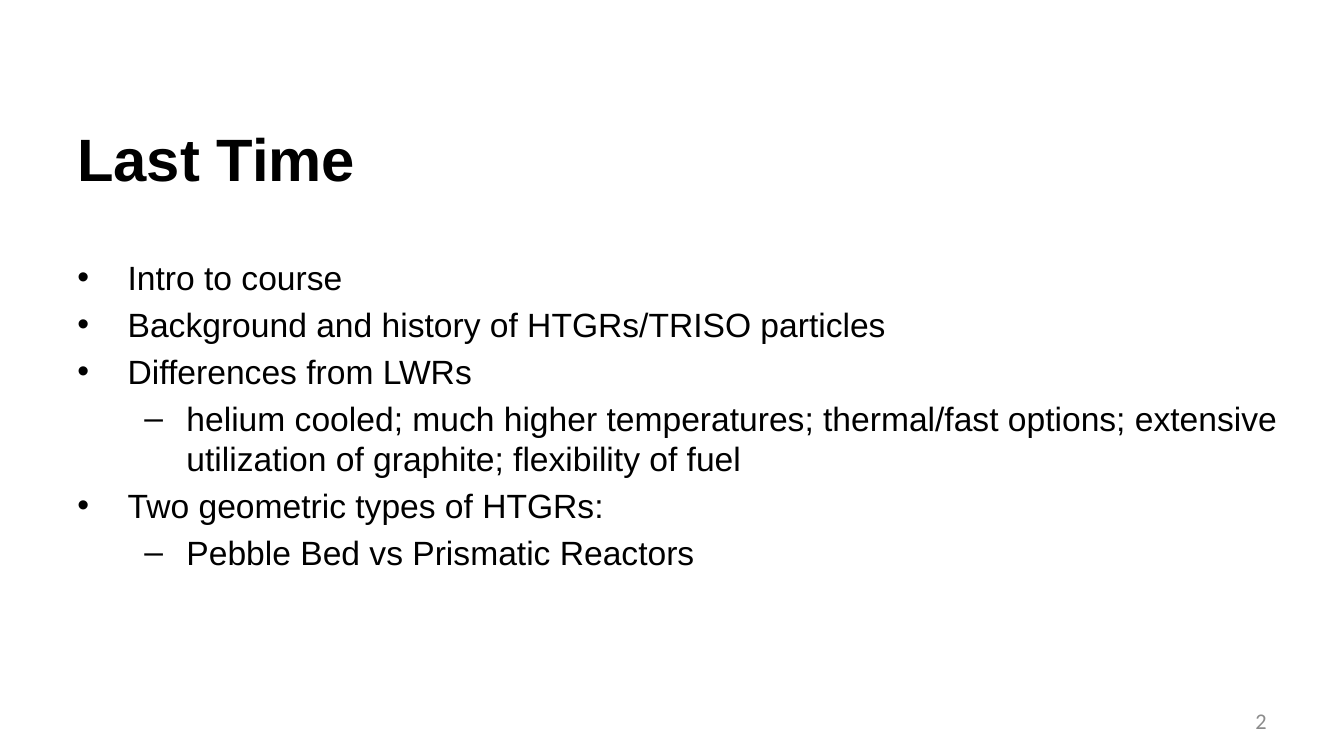
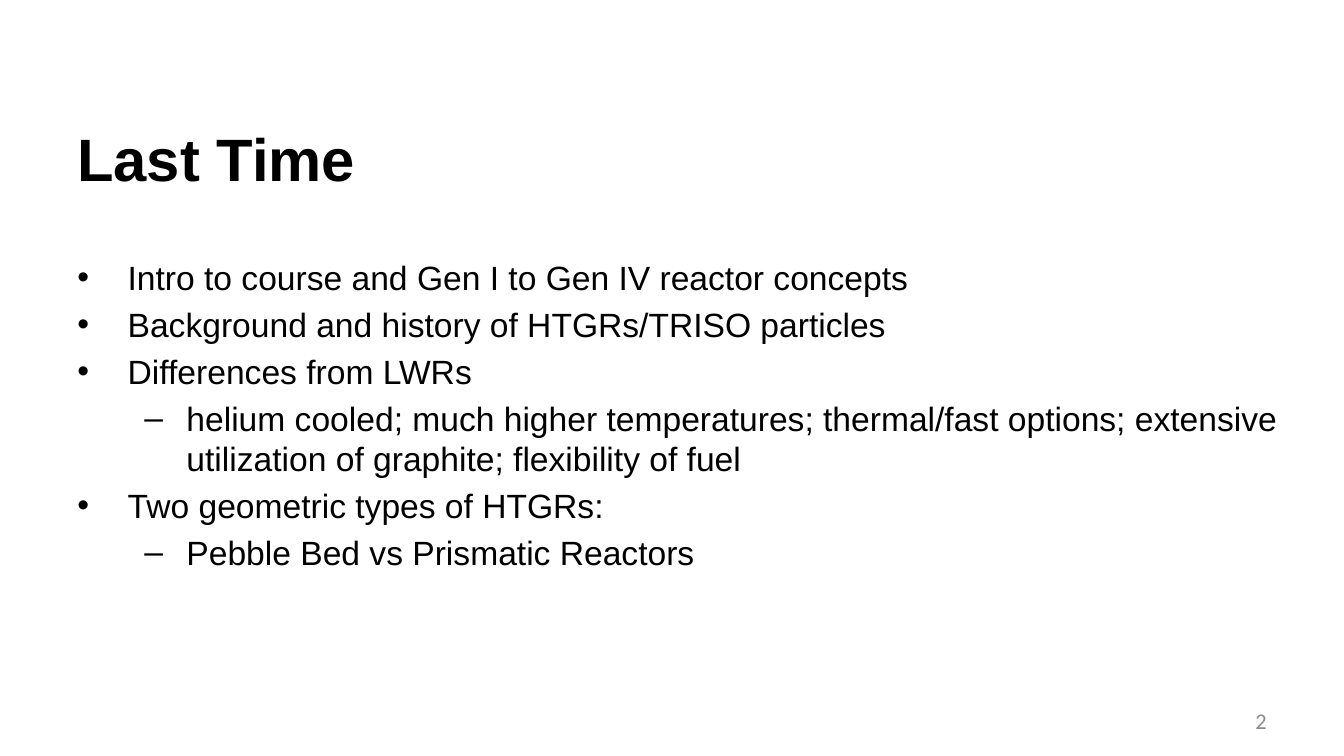
Before and after one commit to benbeeler/TEACHING, a slide deck: slide 2 of Advanced Reactor Materials/Fall2026/Lec3_TRISO.pptx. Drawn at 1344x756 pixels with LibreOffice and Linux fonts; fonts in the diff are those of the drawing; background and template pictures are left out. Boxes give left, top, right and bottom in pixels: in the first picture for what was removed or moved away, otherwise in the second. Text is boxed around its words. In the diff, an @@ line names an element or a change of style, - is before the commit and + after.

```diff
--- a/Advanced Reactor Materials/Fall2026/Lec3_TRISO.pptx
+++ b/Advanced Reactor Materials/Fall2026/Lec3_TRISO.pptx
@@ text at [128, 265, 907, 297]: text changed @@
-• Intro to course
+• Intro to course and Gen I to Gen IV reactor concepts
```
Also in this commit, not shown: 3 other slides changed, 7 slides added, 4 other files.
